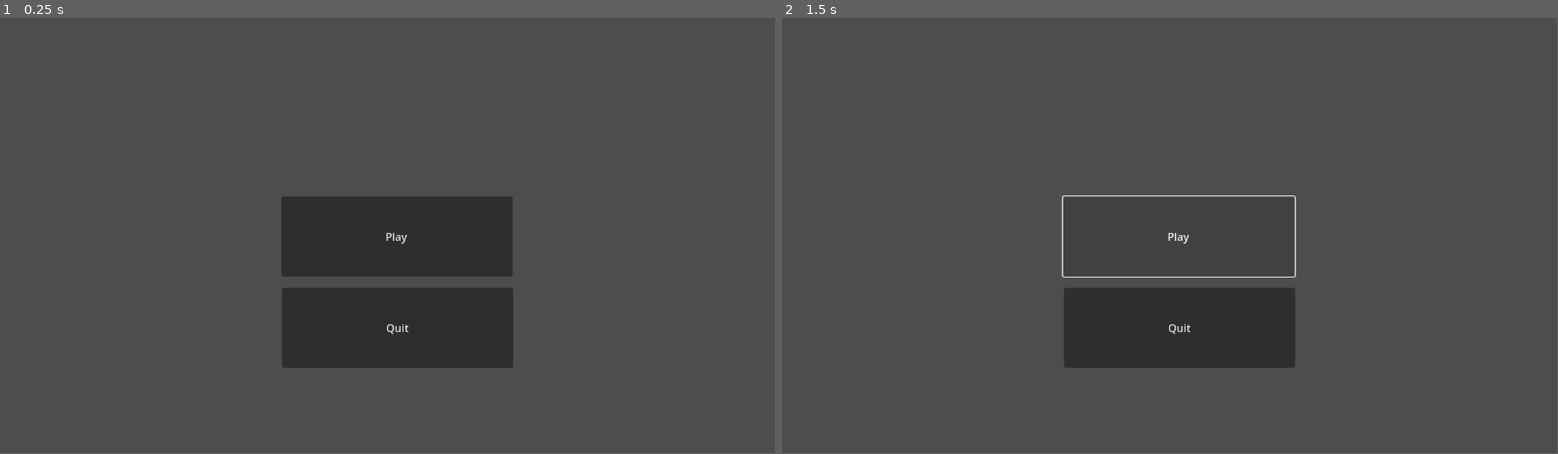
Above: before the commit, frames 1-2 (left to right).
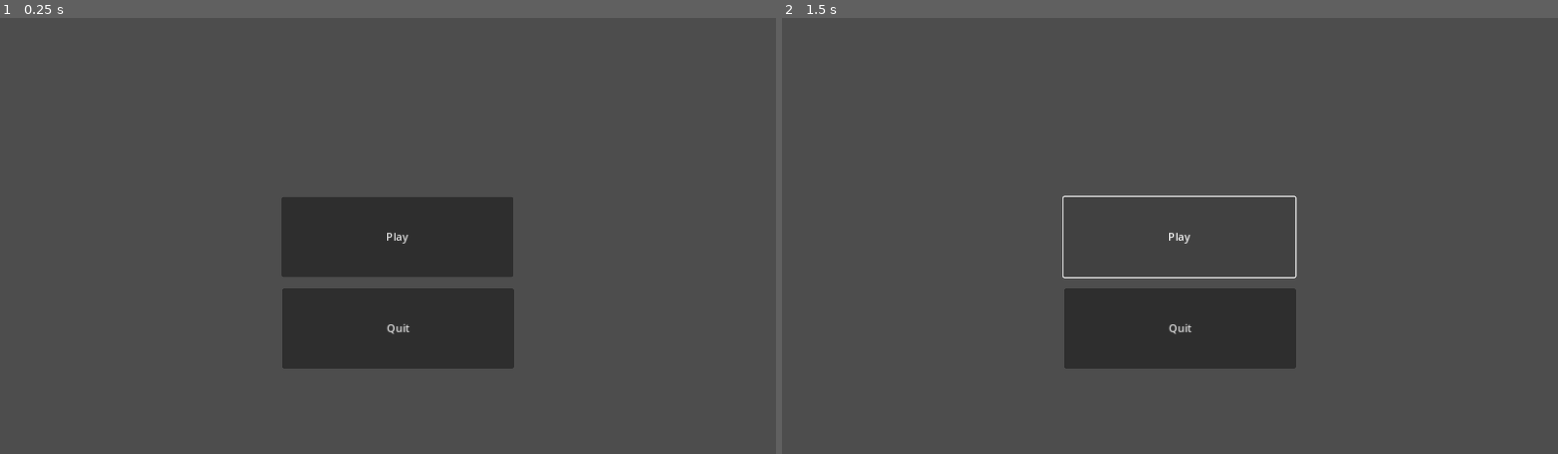
Above: after the commit, the same moments.

Repository: HuskyGameDev/2024s-team8
Game: Godot game, scene res://main.tscn
Same seed, same stepped clock (60 frames per second), same inputs: the game is played once before the commit and once after it.
Inputs:
- Up to frame 1 (0.25 s): no input
- Up to frame 2 (1.5 s): click "Play" at 0.5 s; click "Play" at 1.25 s
In our replay, the window is 799x449 before the commit and 800x450 after it. These sizes can differ from the game's own. Grey fills any space a smaller window leaves; there, only what the larger window draws over its background counts as a difference.

The runs differ from the first frame. In frame 1, 0.2% of the frame differs, in the area x 36-67%, y 49-81%; in frame 2, 0.5%, in the area x 36-67%, y 40-81%.
Error after the commit: Invalid call. Nonexistent function 'play' in base 'SceneTree'. (res://Button2.gd:5)

Commit message:
Window fix
Made it to where if you full-screen window it stretches correctly

Diff:
--- /dev/null
+++ b/Button2.gd
@@ -0,0 +1,5 @@
+extends Button
+
+
+func _on_pressed():
+	get_tree().play()
--- /dev/null
+++ b/main.gd
@@ -0,0 +1,11 @@
+extends Node2D
+
+
+# Called when the node enters the scene tree for the first time.
+func _ready():
+	pass # Replace with function body.
+
+
+# Called every frame. 'delta' is the elapsed time since the previous frame.
+func _process(delta):
+	pass
--- a/main.tscn
+++ b/main.tscn
@@ -1,6 +1,7 @@
-[gd_scene load_steps=2 format=3 uid="uid://bv5b4bj71l3is"]
+[gd_scene load_steps=3 format=3 uid="uid://bv5b4bj71l3is"]
 
 [ext_resource type="Script" path="res://Button.gd" id="1_tx608"]
+[ext_resource type="Script" path="res://Button2.gd" id="2_1hdv5"]
 
 [node name="Main" type="Node2D"]
 
@@ -11,6 +12,7 @@
 offset_bottom = 521.0
 text = "Quit"
 script = ExtResource("1_tx608")
+metadata/_edit_use_anchors_ = true
 
 [node name="Button2" type="Button" parent="."]
 offset_left = 418.0
@@ -18,5 +20,13 @@
 offset_right = 762.0
 offset_bottom = 385.0
 text = "Play"
+script = ExtResource("2_1hdv5")
+metadata/_edit_use_anchors_ = true
+
+[node name="Window" type="Window" parent="."]
+initial_position = 1
+size = Vector2i(1150, 650)
+visible = false
 
 [connection signal="pressed" from="Button" to="Button" method="_on_pressed"]
+[connection signal="pressed" from="Button2" to="Button2" method="_on_pressed"]
--- a/project.godot
+++ b/project.godot
@@ -14,6 +14,10 @@
 run/main_scene="res://main.tscn"
 config/features=PackedStringArray("4.2", "Forward Plus")
 config/icon="res://icon.svg"
+
+[display]
+
+window/stretch/mode="canvas_items"
 
 [input]
 
